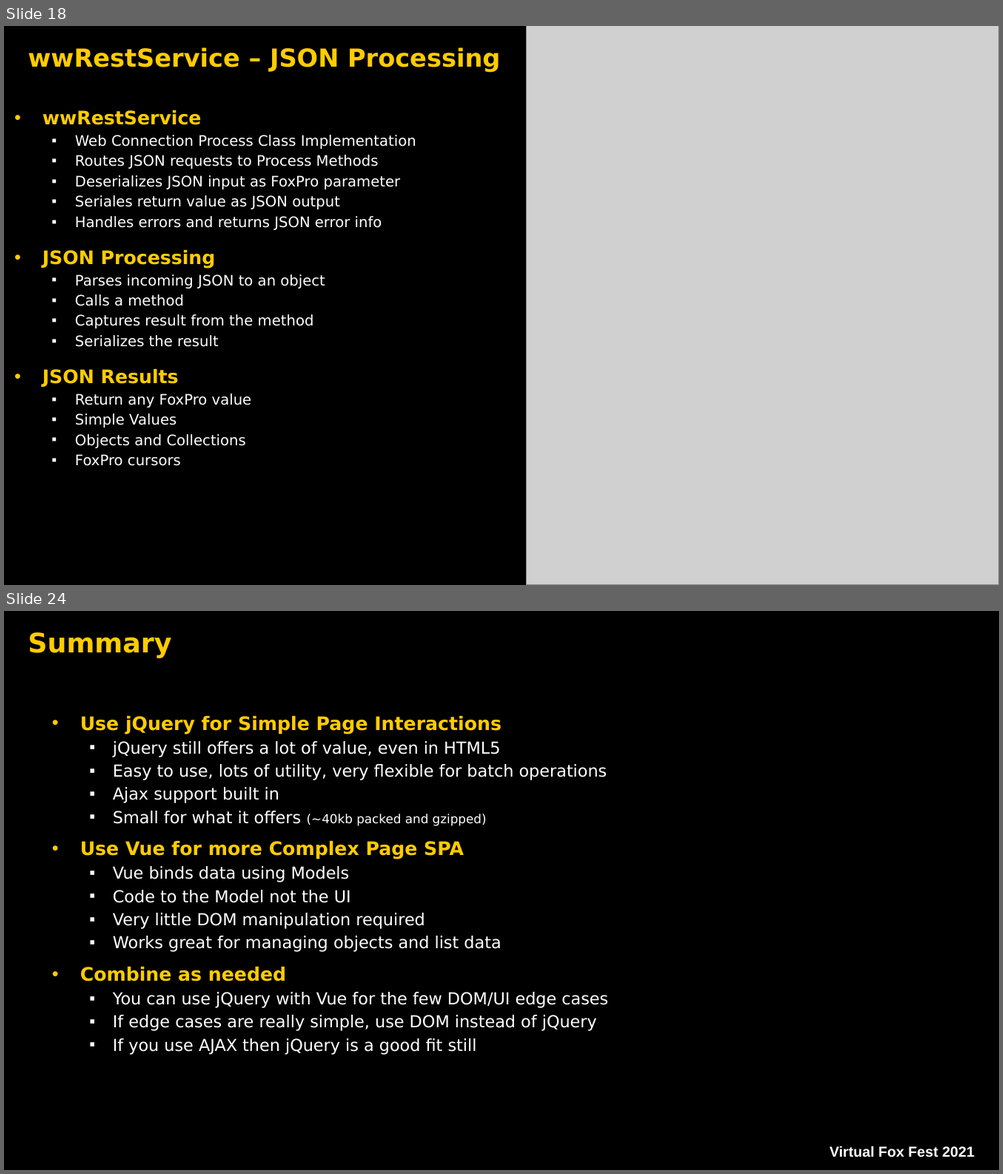
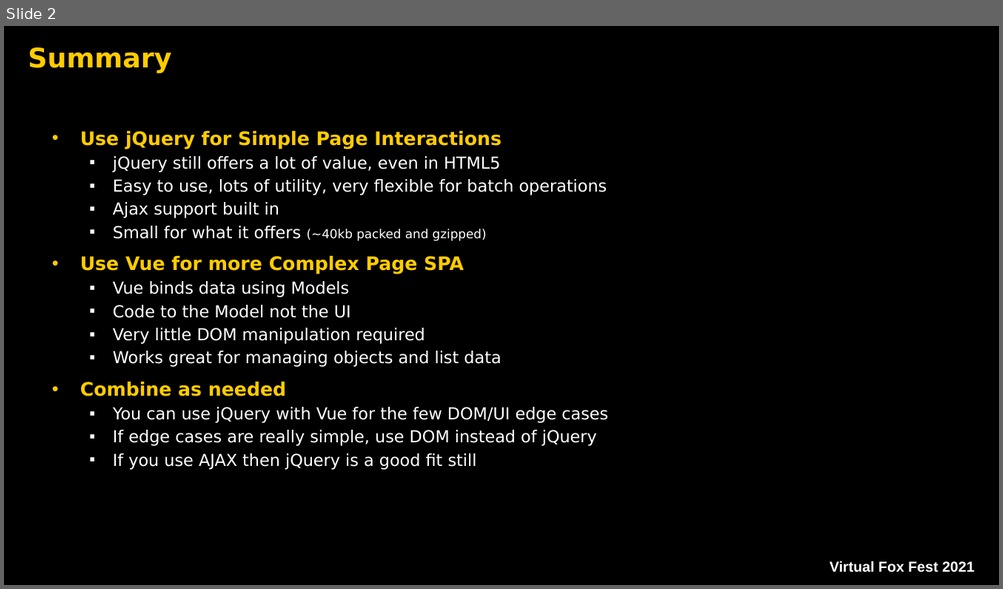
Before and after one commit to RickStrahl/VirtualFoxFest2021-FoxProRest, a slide deck: Documents/Strahl_FoxProREST.pptx. Shown one above the other, each under a label of ours: slides 18 and 24 before the commit, slide 2 after it; the slides between them are not shown. The pictures are 1003x1174 and 1003x589 pixels, drawn with LibreOffice and Linux fonts; fonts in the diff are those of the drawing; grey boxes stand for pictures; background and template pictures are left out. Boxes give left, top, right and bottom in pixels: in the first picture for what was removed or moved away, otherwise in the second. Text is boxed around its words. In the diff, an @@ line names an element or a change of style, - is before the commit and + after.

```diff
--- a/Documents/Strahl_FoxProREST.pptx
+++ b/Documents/Strahl_FoxProREST.pptx
@@ slide 18 removed at [4,26,999,585], background picture (left out) @@
@@ title removed at [28,47,500,72] @@
-wwRestService – JSON Processing
@@ picture removed at [526,26,999,585] @@
@@ text removed at [42,110,416,466] @@
-• wwRestService
-  ▪ Web Connection Process Class Implementation
-  ▪ Routes JSON requests to Process Methods
-  ▪ Deserializes JSON input as FoxPro parameter
-  ▪ Seriales return value as JSON output
-  ▪ Handles errors and returns JSON error info
-• JSON Processing
-  ▪ Parses incoming JSON to an object
-  ▪ Calls a method
-  ▪ Captures result from the method
-  ▪ Serializes the result
-• JSON Results
-  ▪ Return any FoxPro value
-  ▪ Simple Values
-  ▪ Objects and Collections
-  ▪ FoxPro cursors
@@ what was slide 24 is now slide 2 @@
```
Also in this commit, not shown: 1 slide changed, 21 other slides removed, 31 other files.
